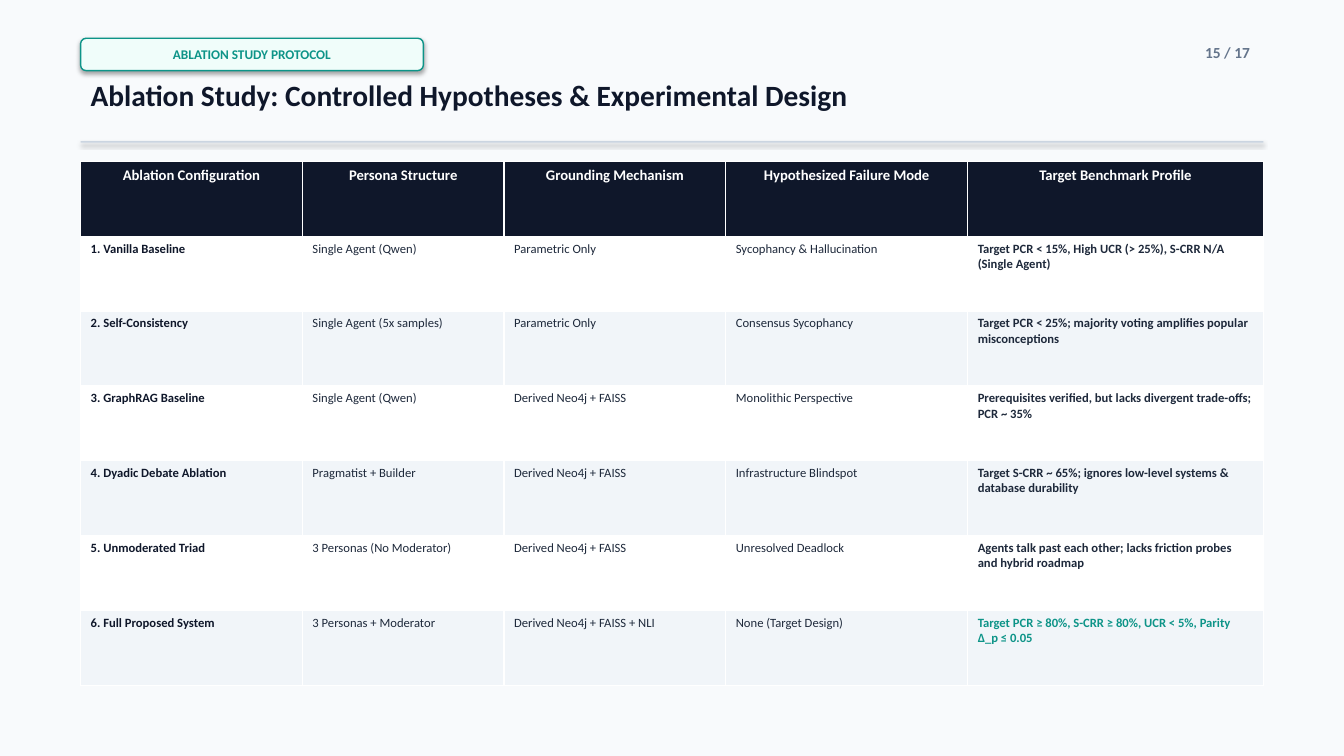
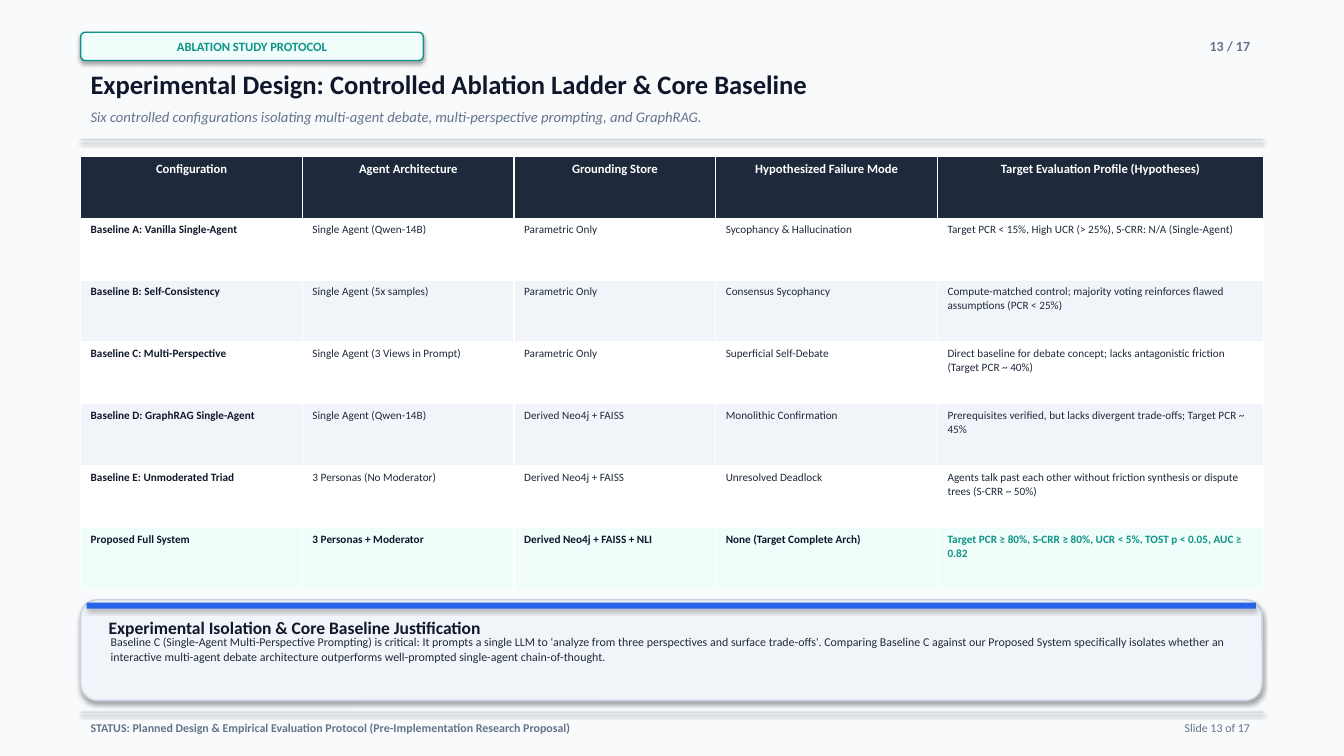
Before and after one commit to parth2024-tech/rai-project, a slide deck: slide 13 of Final_Presentation.pptx (slide 15 before the commit). Drawn at 1344x756 pixels with LibreOffice and Linux fonts; fonts in the diff are those of the drawing. Boxes give left, top, right and bottom in pixels: in the first picture for what was removed or moved away, otherwise in the second. Text is boxed around its words. In the diff, an @@ line names an element or a change of style, - is before the commit and + after.

Commit message:
feat(presentation): upgrade to defensible 17-slide deck with feature matrix, worked walkthrough, compute budget, and running status footers

```diff
--- a/Final_Presentation.pptx
+++ b/Final_Presentation.pptx
@@ rounded rectangle "ABLATION STUDY PROTOCOL": place and size @@
-rounded rectangle "ABLATION STUDY PROTOCOL" at bbox=[81, 38, 423, 71]
+rounded rectangle "ABLATION STUDY PROTOCOL" at bbox=[81, 32, 423, 60]
@@ rounded rectangle "ABLATION STUDY PROTOCOL" at bbox=[81, 32, 423, 60]: size 9.5 to 9 pt @@
@@ text at bbox=[1210, 42, 1250, 51]: text changed; size 11 to 10 pt @@
-15 / 17
+13 / 17
@@ text removed at bbox=[91, 85, 847, 111] @@
-Ablation Study: Controlled Hypotheses & Experimental Design
@@ text added at bbox=[91, 75, 807, 99], 19 pt, text #0F172A, bold @@
+Experimental Design: Controlled Ablation Ladder & Core Baseline
@@ text added at bbox=[91, 112, 702, 125], 10.5 pt, text #64748B, italic @@
+Six controlled configurations isolating multi-agent debate, multi-perspective prompting, and GraphRAG.
@@ table at bbox=[81, 156, 1263, 590] @@
-row 1: Ablation Configuration | Persona Structure | Grounding Mechanism | Hypothesized Failure Mode | Target Benchmark Profile
+row 1: Configuration | Agent Architecture | Grounding Store | Hypothesized Failure Mode | Target Evaluation Profile (Hypotheses)
-row 2: 1. Vanilla Baseline | Single Agent (Qwen) | Parametric Only | Sycophancy & Hallucination | Target PCR < 15%, High UCR (> 25%), S-CRR N/A (Single Agent)
+row 2: Baseline A: Vanilla Single-Agent | Single Agent (Qwen-14B) | Parametric Only | Sycophancy & Hallucination | Target PCR < 15%, High UCR (> 25%), S-CRR: N/A (Single-Agent)
-row 3, column 1: 2. Self-Consistency
+row 3, column 1: Baseline B: Self-Consistency
-row 3, column 5: Target PCR < 25%; majority voting amplifies popular misconceptions
+row 3, column 5: Compute-matched control; majority voting reinforces flawed assumptions (PCR < 25%)
-row 4: 3. GraphRAG Baseline | Single Agent (Qwen) | Derived Neo4j + FAISS | Monolithic Perspective | Prerequisites verified, but lacks divergent trade-offs; PCR ~ 35%
+row 4: Baseline C: Multi-Perspective | Single Agent (3 Views in Prompt) | Parametric Only | Superficial Self-Debate | Direct baseline for debate concept; lacks antagonistic friction (Target PCR ~ 40%)
-row 5: 4. Dyadic Debate Ablation | Pragmatist + Builder | Derived Neo4j + FAISS | Infrastructure Blindspot | Target S-CRR ~ 65%; ignores low-level systems & database durability
+row 5: Baseline D: GraphRAG Single-Agent | Single Agent (Qwen-14B) | Derived Neo4j + FAISS | Monolithic Confirmation | Prerequisites verified, but lacks divergent trade-offs; Target PCR ~ 45%
-row 6, column 1: 5. Unmoderated Triad
+row 6, column 1: Baseline E: Unmoderated Triad
-row 6, column 5: Agents talk past each other; lacks friction probes and hybrid roadmap
+row 6, column 5: Agents talk past each other without friction synthesis or dispute trees (S-CRR ~ 50%)
-row 7: 6. Full Proposed System | 3 Personas + Moderator | Derived Neo4j + FAISS + NLI | None (Target Design) | Target PCR ≥ 80%, S-CRR ≥ 80%, UCR < 5%, Parity Δ_p ≤ 0.05
+row 7: Proposed Full System | 3 Personas + Moderator | Derived Neo4j + FAISS + NLI | None (Target Complete Arch) | Target PCR ≥ 80%, S-CRR ≥ 80%, UCR < 5%, TOST p < 0.05, AUC ≥ 0.82
@@ fill #0F172A to #1E293B in row 1 @@
@@ fill #F1F5F9 to #F0FDFA in row 7 @@
@@ size 10.5 to 9 pt in "Hypothesized Failure Mode" @@
@@ size 9 to 8 pt in "Parametric Only", "Sycophancy & Hallucination", "Single Agent (5x samples)", "Parametric Only" and 7 more places @@
@@ text colour #1E293B to #0F172A, bold on in "3 Personas + Moderator", "Derived Neo4j + FAISS + NLI" @@
@@ table: place and size @@
-table at bbox=[81, 161, 1263, 686]
+table at bbox=[81, 156, 1263, 590]
@@ rounded rectangle added at bbox=[81, 600, 1262, 701], fill #F1F5F9, outline #CBD5E1 1.1 pt @@
@@ rectangle added at bbox=[87, 603, 1256, 609], fill #2563EB @@
@@ text added at bbox=[109, 621, 481, 639], 12.5 pt, text #0F172A, bold @@
+Experimental Isolation & Core Baseline Justification
@@ text added at bbox=[111, 636, 1224, 663], 8.5 pt, text #1E293B @@
+Baseline C (Single-Agent Multi-Perspective Prompting) is critical: It prompts a single LLM to 'analyze from three perspectives and surface trade-offs'. Comparing Baseline C against our Proposed System specifically isolates whether an interactive multi-agent debate architecture outperforms well-prompted single-agent chain-of-thought.
@@ rectangle added at bbox=[81, 712, 1263, 713], fill #CBD5E1 @@
@@ text added at bbox=[91, 723, 570, 734], 8.5 pt, text #64748B, bold @@
+STATUS: Planned Design & Empirical Evaluation Protocol (Pre-Implementation Research Proposal)
@@ text added at bbox=[1185, 724, 1250, 732], 8.5 pt, text #64748B @@
+Slide 13 of 17
```
Also in this commit, not shown: 5 other slides changed, 11 slides added, 11 slides removed, 4 other files.
